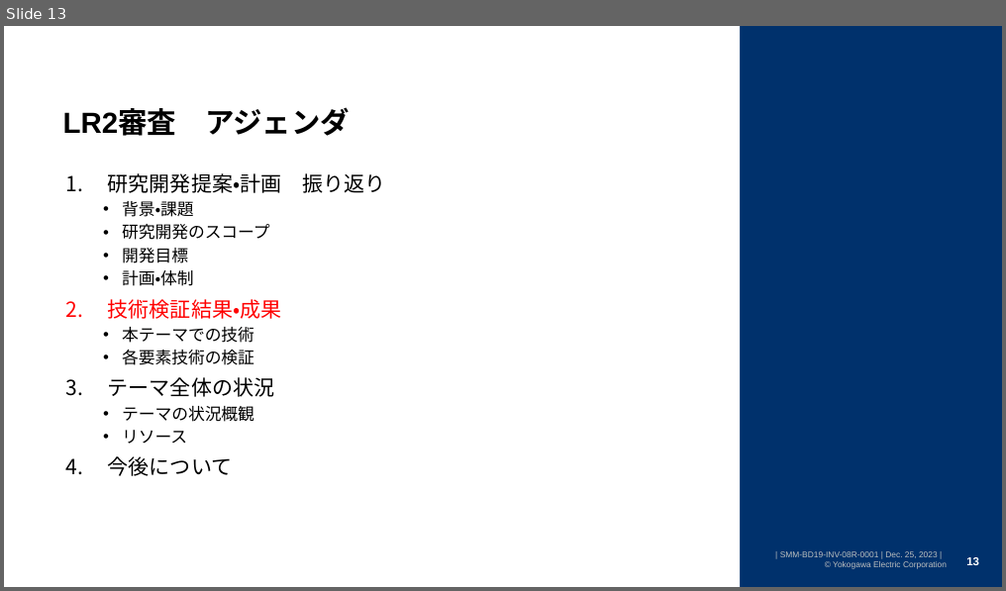
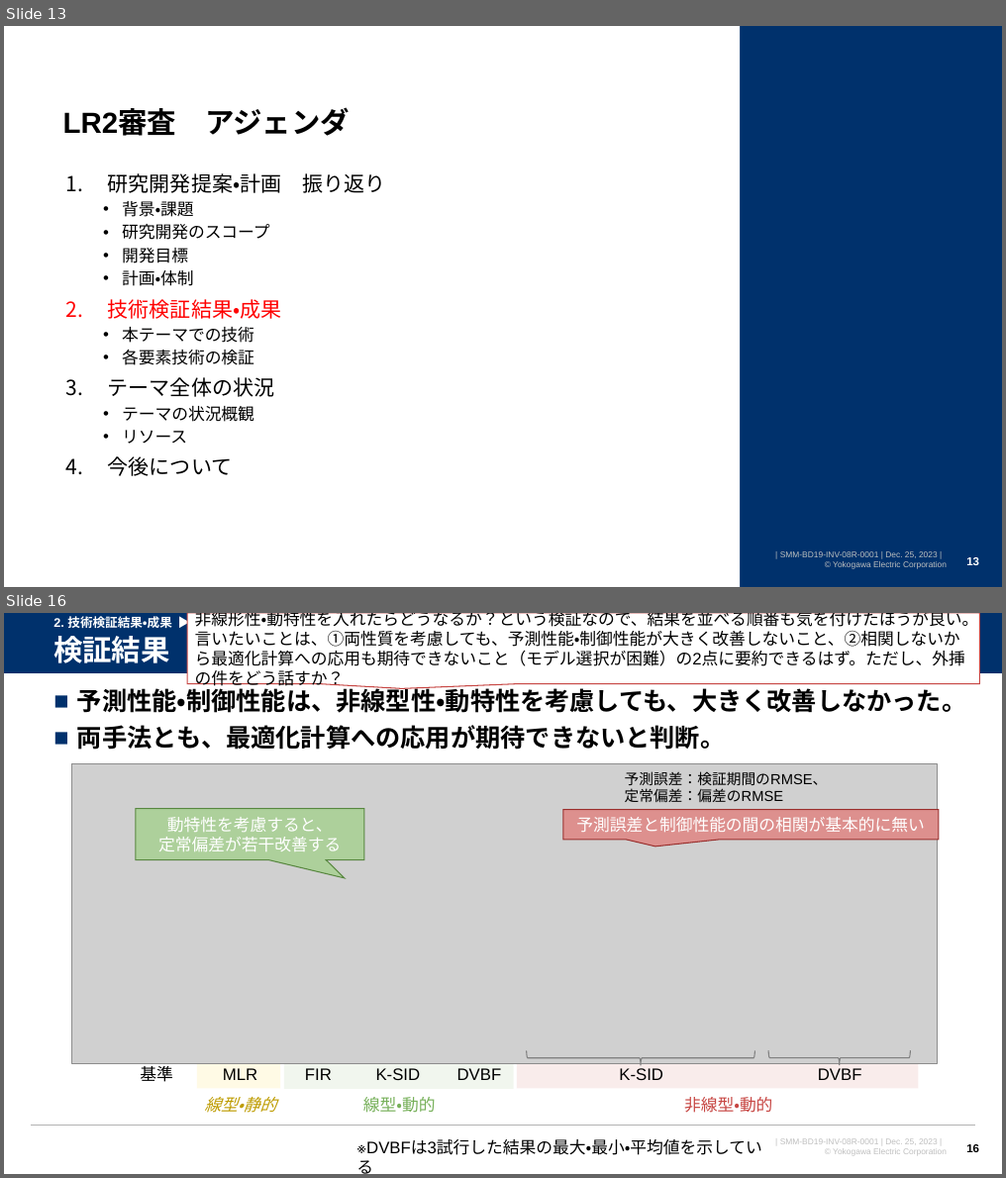
Before and after one commit to watarukumagai-git/opt, a slide deck: SoS/20231212_連携最適_LR2資料_kuma.pptx. Shown one above the other, each under a label of ours: slide 13 before the commit, slides 13 and 16 after it; the slides between them are not shown. The pictures are 1006x591 and 1006x1178 pixels, drawn with LibreOffice and Linux fonts; fonts in the diff are those of the drawing; grey boxes stand for pictures; background and template pictures are left out. Boxes give left, top, right and bottom in pixels: in the first picture for what was removed or moved away, otherwise in the second. Text is boxed around its words. In the diff, an @@ line names an element or a change of style, - is before the commit and + after.

```diff
--- a/SoS/20231212_連携最適_LR2資料_kuma.pptx
+++ b/SoS/20231212_連携最適_LR2資料_kuma.pptx
@@ slide 16 added at <box>4,613,1002,1174</box>, background #FFFFFF; not listed: 1 template element that a slide beside it also shows @@
@@ rectangle added at <box>4,613,1002,673</box>, fill #00316C @@
@@ title added at <box>54,636,169,663</box>, 28 pt, text #FFFFFF, bold @@
+検証結果
@@ text added at <box>54,614,283,628</box>, 12 pt, text #FFFFFF, bold @@
+2. 技術検証結果・成果 ▶ モデリング技術
@@ speech box added at <box>187,613,979,684</box>, fill #FFFFFF, outline #C74643 1 pt, 16 pt, text #000000 @@
+非線形性・動特性を入れたらどうなるか？という検証なので、結果を並べる順番も気を付けたほうが良い。
+言いたいことは、①両性質を考慮しても、予測性能・制御性能が大きく改善しないこと、②相関しないから最適化計算への応用も期待できないこと（モデル選択が困難）の2点に要約できるはず。ただし、外挿の件をどう話すか？
@@ line added from (4, 673) to (1002, 673), #FFFFFF 0.75 pt @@
@@ text added at <box>77,684,966,750</box>, 24 pt, text #000000, bold @@
+■ 予測性能・制御性能は、非線型性・動特性を考慮しても、大きく改善しなかった。
+■ 両手法とも、最適化計算への応用が期待できないと判断。
@@ picture added at <box>71,764,938,1064</box> @@
@@ text added at <box>625,771,828,802</box>, 14 pt, text #000000 @@
+予測誤差：検証期間のRMSE、定常偏差：偏差のRMSE
@@ speech box added at <box>136,808,364,861</box>, fill #ADD09B, outline #588740 1 pt, 16 pt, text #FFFFFF @@
+動特性を考慮すると、
+定常偏差が若干改善する
@@ rectangle added at <box>197,814,280,1088</box>, fill #FFF6CC at 50% opacity @@
@@ rectangle added at <box>284,815,513,1089</box>, fill #E4EFDE at 50% opacity @@
@@ rectangle added at <box>517,814,918,1088</box>, fill #F4DAD9 at 50% opacity @@
@@ speech box added at <box>563,810,939,840</box>, fill #DD908E, outline #9A302E 1 pt, 16 pt, text #FFFFFF @@
+予測誤差と制御性能の間の相関が基本的に無い
@@ left brace added at <box>527,1051,755,1065</box>, outline #808080 1 pt @@
@@ left brace added at <box>768,1051,910,1065</box>, outline #808080 1 pt @@
@@ text added at <box>140,1063,173,1082</box>, 16 pt, text #000000 @@
+基準
@@ text added at <box>223,1068,257,1080</box>, 16 pt, text #000000 @@
+MLR
@@ text added at <box>305,1068,332,1080</box>, 16 pt, text #000000 @@
+FIR
@@ text added at <box>376,1068,421,1080</box>, 16 pt, text #000000 @@
+K-SID
@@ text added at <box>457,1068,502,1080</box>, 16 pt, text #000000 @@
+DVBF
@@ text added at <box>619,1068,663,1080</box>, 16 pt, text #000000 @@
+K-SID
@@ text added at <box>818,1068,862,1080</box>, 16 pt, text #000000 @@
+DVBF
@@ text added at <box>204,1097,276,1113</box>, 16 pt, text #BE9C00, italic @@
+線型・静的
@@ text added at <box>363,1097,436,1113</box>, 16 pt, text #76B059 @@
+線型・動的
@@ text added at <box>684,1097,772,1113</box>, 16 pt, text #C74643 @@
+非線型・動的
@@ line added from (30, 1126) to (976, 1126), #B2B2B2 1 pt @@
@@ text added at <box>356,1140,762,1174</box>, 16 pt, text #000000 @@
+※DVBFは3試行した結果の最大・最小・平均値を示している
@@ page number added at <box>966,1145,979,1153</box>, 11 pt, text #000000, bold @@
+16
```
Also in this commit, not shown: 13 slides changed, 1 other slide added, 1 slide removed, 1 other file.
